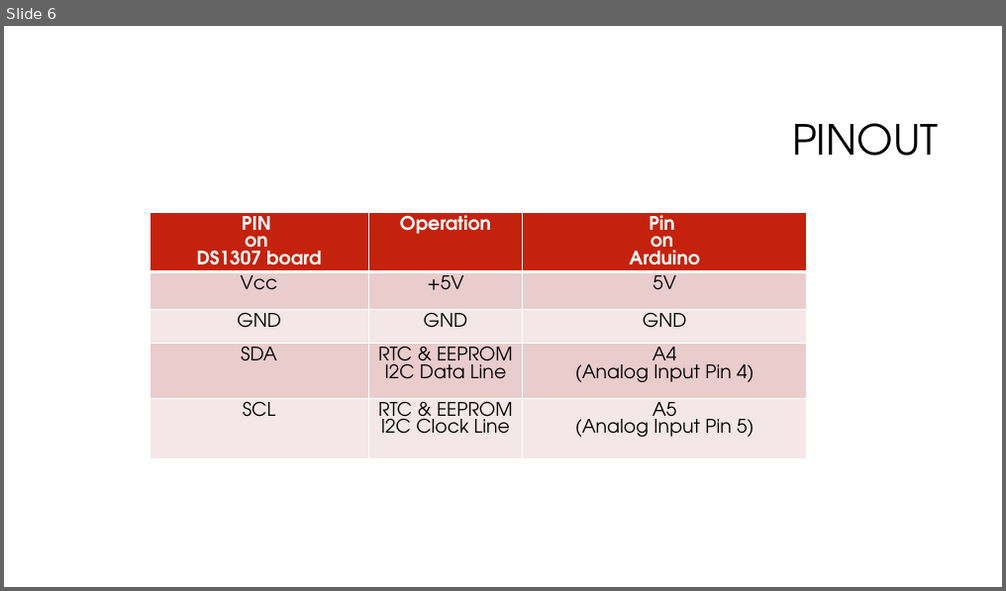
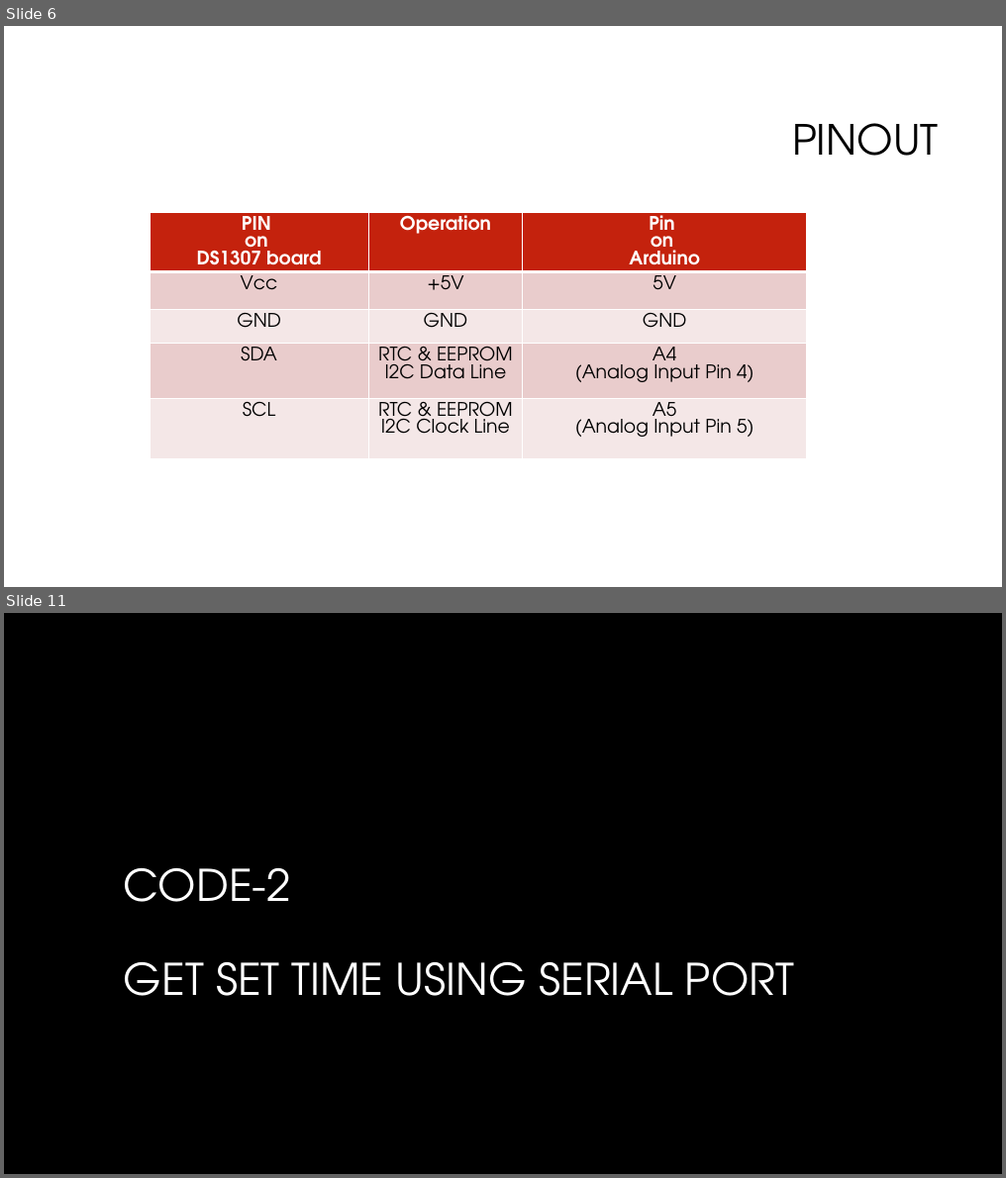
Before and after one commit to softwaresunleashed/arduino, a slide deck: custom_projects/12_RTC_EEPROM_Interfacing/12_RTC_EEPROM_Interfacing.pptx. Shown one above the other, each under a label of ours: slide 6 before the commit, slides 6 and 11 after it; the slides between them are not shown. The pictures are 1006x591 and 1006x1178 pixels, drawn with LibreOffice and Linux fonts; fonts in the diff are those of the drawing; grey boxes stand for pictures; background and template pictures are left out. Boxes give left, top, right and bottom in pixels: in the first picture for what was removed or moved away, otherwise in the second. Text is boxed around its words. In the diff, an @@ line names an element or a change of style, - is before the commit and + after.

```diff
--- a/custom_projects/12_RTC_EEPROM_Interfacing/12_RTC_EEPROM_Interfacing.pptx
+++ b/custom_projects/12_RTC_EEPROM_Interfacing/12_RTC_EEPROM_Interfacing.pptx
@@ slide 11 added at <box>4,613,1002,1174</box>, background picture (left out) @@
@@ picture added at <box>4,613,1002,731</box> @@
@@ rectangle added at <box>4,613,1002,1174</box>, fill #000000 @@
@@ title added at <box>124,868,794,996</box>, 42 pt, text #FFFFFF @@
+CODE-2
+GET SET TIME USING SERIAL PORT
@@ picture added at <box>4,970,1002,1174</box> @@
```
Also in this commit, not shown: 3 slides changed, 7 other slides added, 2 slides removed, 1 other file.
